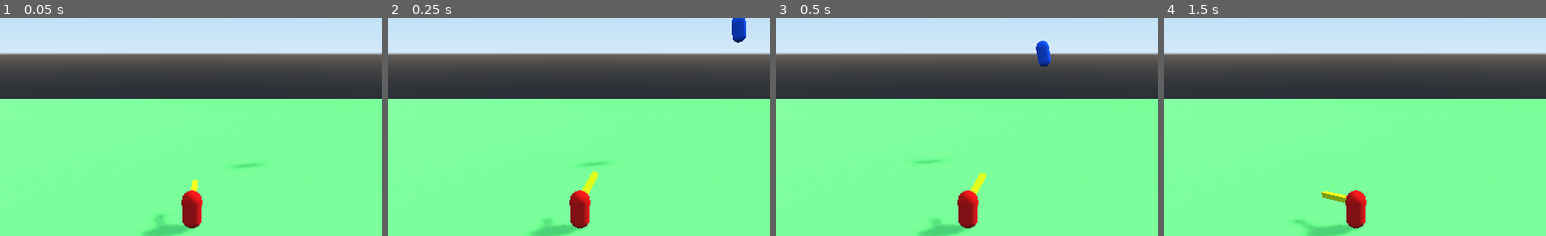
Above: before the commit, frames 1-4 (left to right).
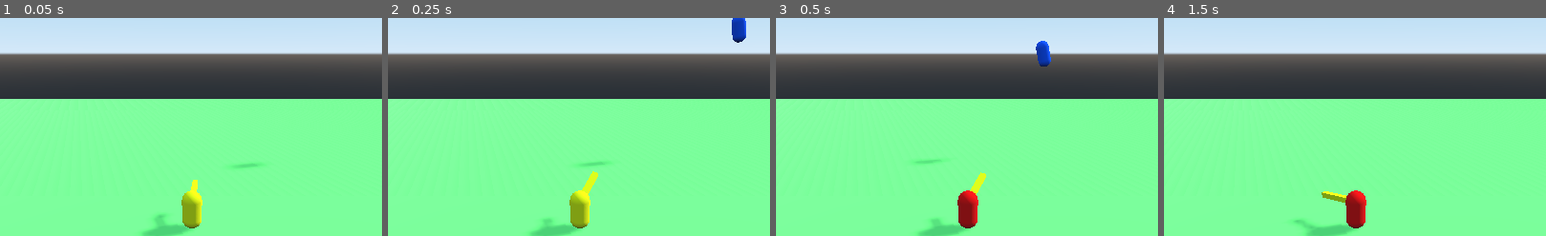
Above: after the commit, the same moments.

Repository: mc-carthy/gdAiBoilerplates
Game: Godot game, scene res://World.tscn
Same seed, same stepped clock (60 frames per second), same inputs: the game is played once before the commit and once after it.
Inputs:
- Up to frame 1 (0.05 s): no input
- Up to frame 2 (0.25 s): no input
- Up to frame 3 (0.5 s): no input
- Up to frame 4 (1.5 s): no input
The pictures show only the part of the screen within x 25-75%, y 9-59%; the shares and areas given below are measured in that part.

The runs differ from the first frame. In frame 1, 0.8% of the frame differs, in the area x 47-53%, y 79-97%; in frame 2, 0.8%; in frame 3, nothing differs; in frame 4, nothing differs.

Commit message:
Add target tracking bool

Diff:
--- a/FaceTarget/FaceTarget.gd
+++ b/FaceTarget/FaceTarget.gd
@@ -12,3 +12,8 @@
 	if angle < turn_amount:
 		turn_amount = angle
 	rotate_object_local(Vector3.UP, -turn_amount * turn_dir)
+
+func is_facing_target(target_point: Vector3) -> bool:
+	var x_threshold = 1.0
+	var local_target_point = to_local(target_point)
+	return local_target_point.z < 0 and abs(local_target_point.x) < x_threshold
--- a/FaceTarget/TurnAgent.gd
+++ b/FaceTarget/TurnAgent.gd
@@ -12,6 +12,11 @@
 	face_target_y.face_point(target_pos, delta)
 	face_target_x.face_point(target_pos, delta)
 
+	if face_target_y.is_facing_target(target_pos):
+		show_red()
+	else:
+		show_yellow()
+
 func show_red():
 	$Graphics/Red.show()
 	$Graphics/Yellow.hide()
